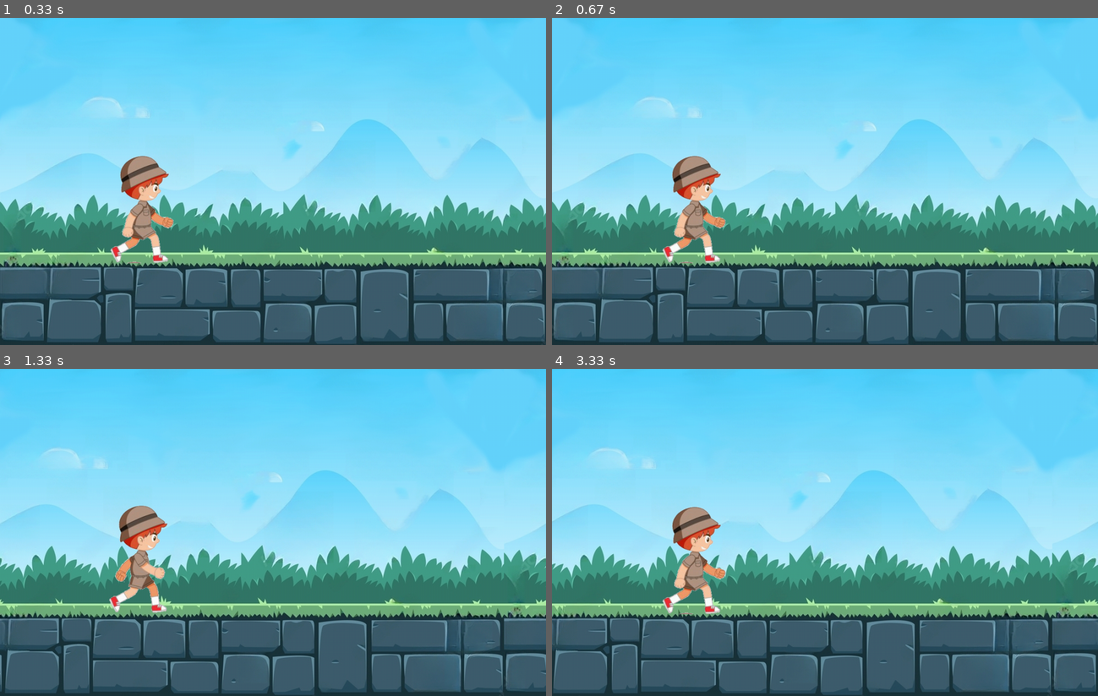
Above: before the commit, frames 1-4 (two rows, left to right).
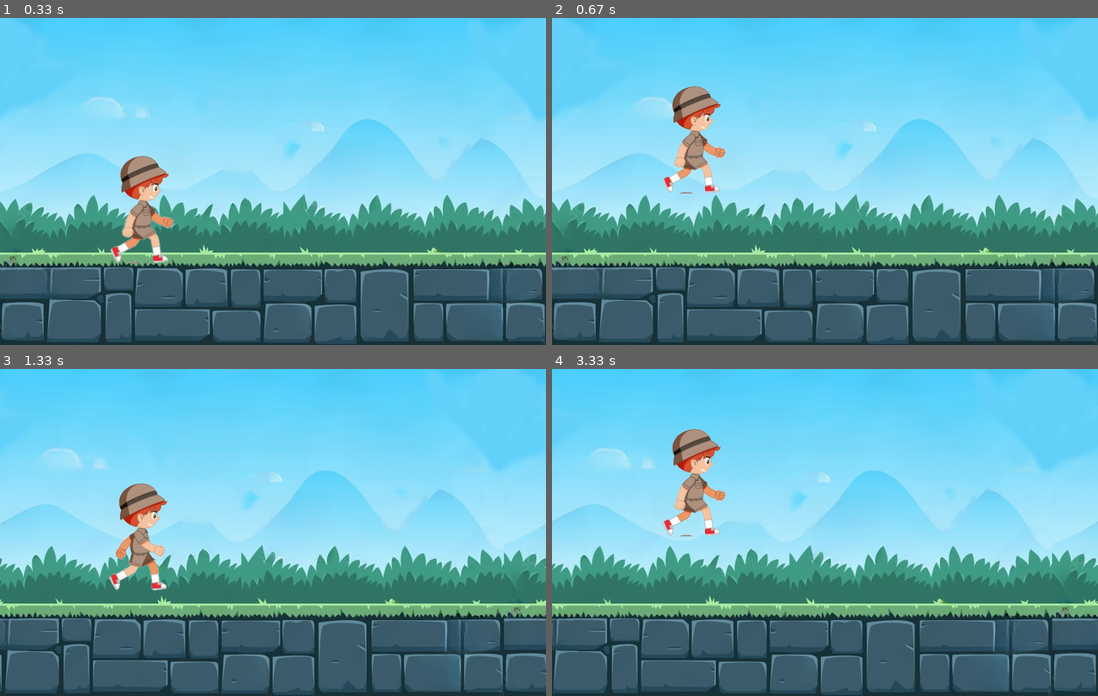
Above: after the commit, the same moments.

Repository: mavric122/pygame_first
Game: pygame game, started from main.py
Same seed, same stepped clock (60 frames per second), same inputs: the game is played once before the commit and once after it.
Inputs:
- Up to frame 1 (0.33 s): no input
- Up to frame 2 (0.67 s): tap Space at 0.33 s
- Up to frame 3 (1.33 s): hold D 0.67-1.13 s; tap Space at 0.73, 1.03, 1.23 s; hold D from 1.17 s (still down)
- Up to frame 4 (3.33 s): tap Space at 1.53, 1.73, 2.03, 2.3, 2.73, 3.03 s; release D at 1.63 s; hold A 1.67-2.2 s; hold A 2.23-2.63 s; hold D 2.67-3.3 s

Frame 1 is identical in both runs. In frame 2, 3.2% of the frame differs, in the area x 20-32%, y 20-75%; in frame 3, 2.5%; in frame 4, 3.4%, in the area x 20-32%, y 18-75%.

Commit message:
Добавлены противники, возможность проигрыша

Diff:
--- a/main.py
+++ b/main.py
@@ -1,14 +1,5 @@
 import pygame
-import math
-
-
-def round_up_to_1000(number):
-    return math.ceil(number / 1000) * 1000
-
-
-def round_down_to_1000(number):
-    return math.floor(number / 1000) * 1000
-
+import random
 
 time = pygame.time.Clock()
 
@@ -18,67 +9,83 @@
 pygame.display.set_caption("Maverick")  # Имя приложения
 # icon = pygame.image.load('images/Maverick.ico')
 # pygame.display.set_icon(icon)
+
 master_music = pygame.mixer.Sound('resource/sound/Into_Eternity.mp3')  # Мелодия
 master_music.play()
-bg = pygame.image.load('resource/BG.jpeg')
-player_stay = pygame.image.load('resource/person/walk_right/person_1.png')
 
+# Объекты
+bg = pygame.image.load('resource/BG.jpeg').convert()
+player_stay = pygame.image.load('resource/person/walk_right/person_1.png').convert_alpha()
+enemy_1 = pygame.image.load('resource/enemy/enemy_test.png').convert_alpha()
+
+rand = random.randint(2000, 6000)
+enemy_1_timer = pygame.USEREVENT + 1
+pygame.time.set_timer(enemy_1_timer, rand)
+enemy_list_in_game = []
+
+# Анимации
 player_walk_right = [
+    pygame.image.load('resource/person/walk_right/person_3.png').convert_alpha(),
+    pygame.image.load('resource/person/walk_right/person_2.png').convert_alpha(),
+    pygame.image.load('resource/person/walk_right/person_2.png').convert_alpha(),
+    pygame.image.load('resource/person/walk_right/person_1.png').convert_alpha(),
+    pygame.image.load('resource/person/walk_right/person_1.png').convert_alpha(),
+    pygame.image.load('resource/person/walk_right/person_2.png').convert_alpha(),
+    pygame.image.load('resource/person/walk_right/person_2.png').convert_alpha(),
+    pygame.image.load('resource/person/walk_right/person_3.png').convert_alpha(),
+    pygame.image.load('resource/person/walk_right/person_3.png').convert_alpha(),
+    pygame.image.load('resource/person/walk_right/person_4.png').convert_alpha(),
+    pygame.image.load('resource/person/walk_right/person_4.png').convert_alpha(),
+    pygame.image.load('resource/person/walk_right/person_5.png').convert_alpha(),
+    pygame.image.load('resource/person/walk_right/person_5.png').convert_alpha(),
+    pygame.image.load('resource/person/walk_right/person_4.png').convert_alpha(),
+    pygame.image.load('resource/person/walk_right/person_4.png').convert_alpha(),
+    pygame.image.load('resource/person/walk_right/person_3.png').convert_alpha(),
+]
+player_walk_left = [
 
-    pygame.image.load('resource/person/walk_right/person_3.png'),
-    pygame.image.load('resource/person/walk_right/person_2.png'),
-    pygame.image.load('resource/person/walk_right/person_2.png'),
-    pygame.image.load('resource/person/walk_right/person_1.png'),
-    pygame.image.load('resource/person/walk_right/person_1.png'),
-    pygame.image.load('resource/person/walk_right/person_2.png'),
-    pygame.image.load('resource/person/walk_right/person_2.png'),
-    pygame.image.load('resource/person/walk_right/person_3.png'),
-    pygame.image.load('resource/person/walk_right/person_3.png'),
-    pygame.image.load('resource/person/walk_right/person_4.png'),
-    pygame.image.load('resource/person/walk_right/person_4.png'),
-    pygame.image.load('resource/person/walk_right/person_5.png'),
-    pygame.image.load('resource/person/walk_right/person_5.png'),
-    pygame.image.load('resource/person/walk_right/person_4.png'),
-    pygame.image.load('resource/person/walk_right/person_4.png'),
-    pygame.image.load('resource/person/walk_right/person_3.png'),
+    pygame.image.load('resource/person/walk_left/person_3.png').convert_alpha(),
+    pygame.image.load('resource/person/walk_left/person_2.png').convert_alpha(),
+    pygame.image.load('resource/person/walk_left/person_2.png').convert_alpha(),
+    pygame.image.load('resource/person/walk_left/person_1.png').convert_alpha(),
+    pygame.image.load('resource/person/walk_left/person_1.png').convert_alpha(),
+    pygame.image.load('resource/person/walk_left/person_2.png').convert_alpha(),
+    pygame.image.load('resource/person/walk_left/person_2.png').convert_alpha(),
+    pygame.image.load('resource/person/walk_left/person_3.png').convert_alpha(),
+    pygame.image.load('resource/person/walk_left/person_3.png').convert_alpha(),
+    pygame.image.load('resource/person/walk_left/person_4.png').convert_alpha(),
+    pygame.image.load('resource/person/walk_left/person_4.png').convert_alpha(),
+    pygame.image.load('resource/person/walk_left/person_5.png').convert_alpha(),
+    pygame.image.load('resource/person/walk_left/person_5.png').convert_alpha(),
+    pygame.image.load('resource/person/walk_left/person_4.png').convert_alpha(),
+    pygame.image.load('resource/person/walk_left/person_4.png').convert_alpha(),
+    pygame.image.load('resource/person/walk_left/person_3.png').convert_alpha(),
 
 ]
 
-player_walk_left = [
-
-    pygame.image.load('resource/person/walk_left/person_3.png'),
-    pygame.image.load('resource/person/walk_left/person_2.png'),
-    pygame.image.load('resource/person/walk_left/person_2.png'),
-    pygame.image.load('resource/person/walk_left/person_1.png'),
-    pygame.image.load('resource/person/walk_left/person_1.png'),
-    pygame.image.load('resource/person/walk_left/person_2.png'),
-    pygame.image.load('resource/person/walk_left/person_2.png'),
-    pygame.image.load('resource/person/walk_left/person_3.png'),
-    pygame.image.load('resource/person/walk_left/person_3.png'),
-    pygame.image.load('resource/person/walk_left/person_4.png'),
-    pygame.image.load('resource/person/walk_left/person_4.png'),
-    pygame.image.load('resource/person/walk_left/person_5.png'),
-    pygame.image.load('resource/person/walk_left/person_5.png'),
-    pygame.image.load('resource/person/walk_left/person_4.png'),
-    pygame.image.load('resource/person/walk_left/person_4.png'),
-    pygame.image.load('resource/person/walk_left/person_3.png'),
-
-]
+# Игровые переменные
 player_walk = 0
 player_speed = 30
 player_x = 200
 player_y = 250
+is_jump = False  # Прыжок
+just_count = 9  # Высота прыжка
+bg_x = 0
+enemy_1_x = 1300
+enemy_1_y = 380
 
-bg_x = 0
 game = True
 while game:
     time.tick(20)
+
     ''' Задний фон'''
     screen.blit(bg, (bg_x, 0))
     screen.blit(bg, (bg_x - 1000, 0))  # движение второго задника
     screen.blit(bg, (bg_x + 1000, 0))  # движение второго задника
 
     ''' Персонаж и анимация'''
+    player_rect = player_walk_left[0].get_rect(topleft=(player_x, player_y))  # Красный квадрат игрока для отслеживания
+
     keys = pygame.key.get_pressed()
     if keys[pygame.K_a]:  # Влево
         bg_x += 7
@@ -96,18 +103,38 @@
         if player_walk == 16:
             player_walk = 0
 
-    elif keys[pygame.K_SPACE]:
-        screen.blit(player_stay, (300, 230))
-        screen.blit(player_stay, (300, 210))
-        screen.blit(player_stay, (300, 180))
-        screen.blit(player_stay, (300, 210))
-        screen.blit(player_stay, (300, 230))
-
     else:
         screen.blit(player_stay, (player_x, player_y))
+    # Прыжок
+    if not is_jump:
+        if keys[pygame.K_SPACE]:
+            is_jump = True
+    else:
+        if just_count >= -9:
+            if just_count > 0:
+                player_y -= (just_count ** 2) / 2
+            else:
+                player_y += (just_count ** 2) / 2
+            just_count -= 1
+        else:
+            is_jump = False
+            just_count = 9
 
     if bg_x >= 1000 or bg_x <= -1000:
         bg_x = 0
+
+    '''Враги'''
+    enemy_1_rect = enemy_1.get_rect(topleft=(enemy_1_x, 380))
+
+    if enemy_list_in_game:
+        for enemy_rect in enemy_list_in_game:
+            screen.blit(enemy_1, enemy_rect.topleft)
+            enemy_rect.x -= 20  # Изменение координаты x
+
+        # Проверка на столкновение игрока с врагом
+        for enemy_rect in enemy_list_in_game:
+            if player_rect.colliderect(enemy_rect):
+                print("Проиграл!")
 
     ''' Экран '''
     pygame.display.update()  # Обновление экрана
@@ -118,5 +145,7 @@
         if event.type == pygame.QUIT:
             game = False
             pygame.quit()  # Выход из приложения
+        if event.type == enemy_1_timer:
+            enemy_list_in_game.append(enemy_1.get_rect(topleft=(enemy_1_x, enemy_1_y)))
 
     ''' Прочее '''
Binary file added: resource/enemy/enemy.png
Binary file added: resource/enemy/enemy_test.png
